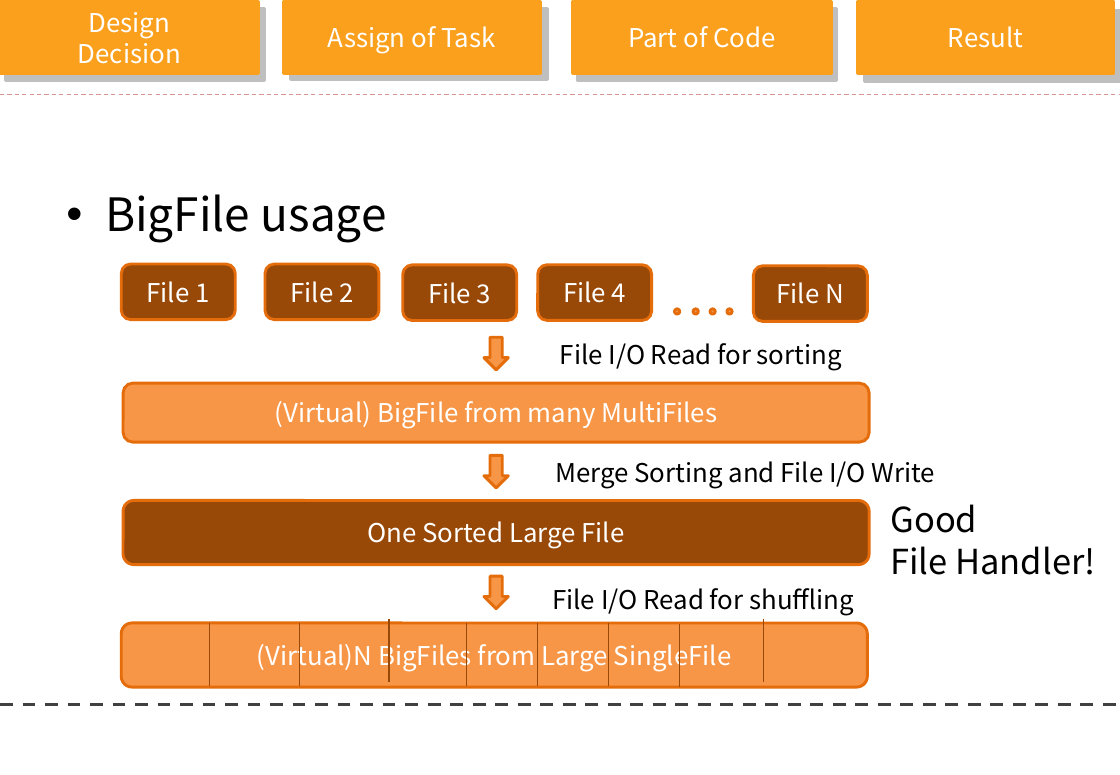
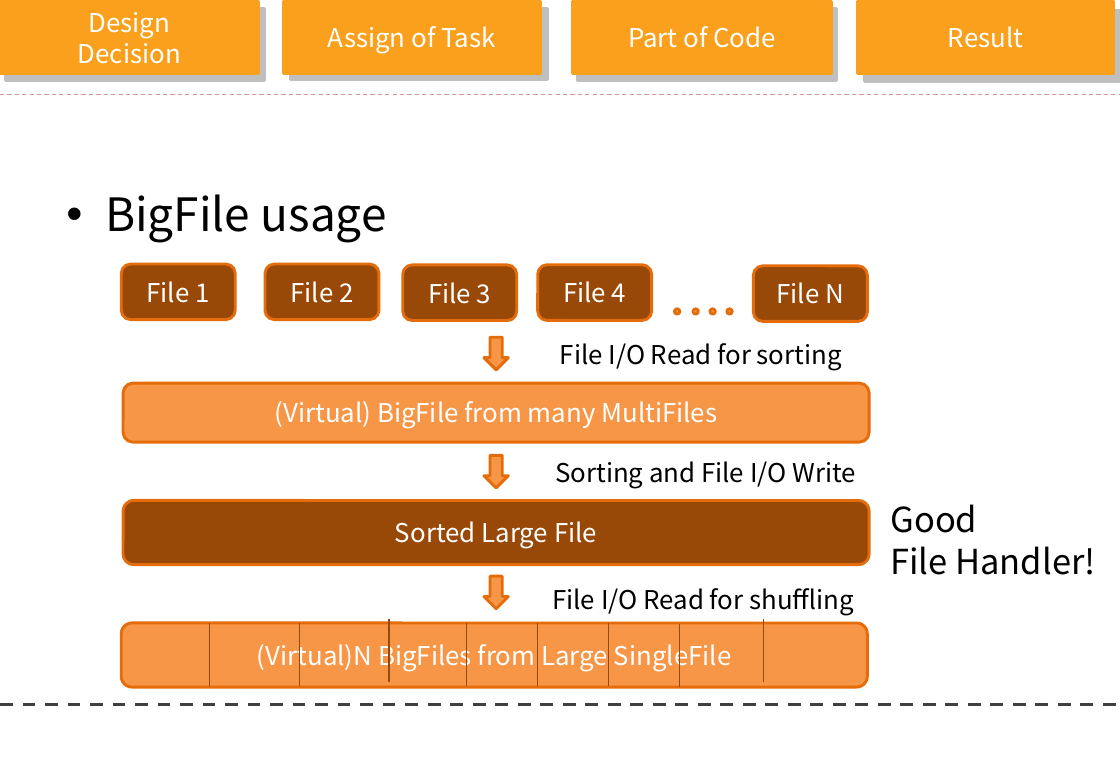
Before and after one commit to clover3/orange, a slide deck: slide 15 of Document/orange_progress.pptx (slide 13 before the commit). Drawn at 1120x775 pixels with LibreOffice and Linux fonts; fonts in the diff are those of the drawing; background and template pictures are left out. Boxes give left, top, right and bottom in pixels: in the first picture for what was removed or moved away, otherwise in the second. Text is boxed around its words. In the diff, an @@ line names an element or a change of style, - is before the commit and + after.

Commit message:
Add Sorted

```diff
--- a/Document/orange_progress.pptx
+++ b/Document/orange_progress.pptx
@@ text at (555,461,855,489): text changed @@
-Merge Sorting and File I/O Write
+Sorting and File I/O Write
@@ text in rounded rectangle at (395,521,597,549): text changed @@
-One Sorted Large File
+Sorted Large File
```
Also in this commit, not shown: 6 other slides changed, 11 slides added, 3 slides removed.
